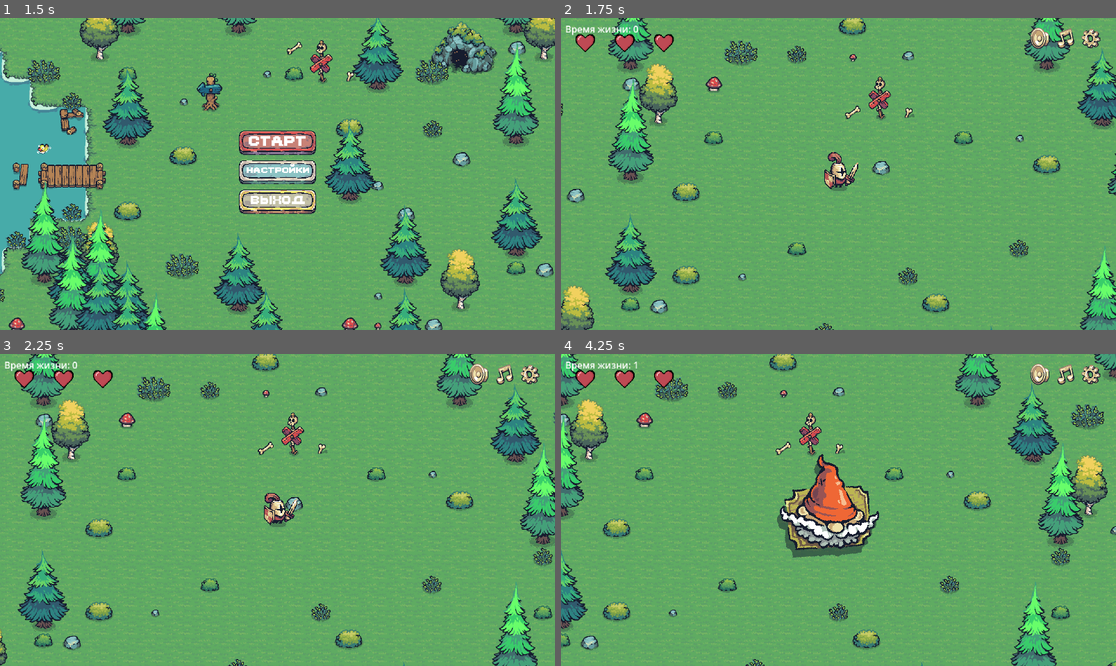
Above: before the commit, frames 1-4 (two rows, left to right).
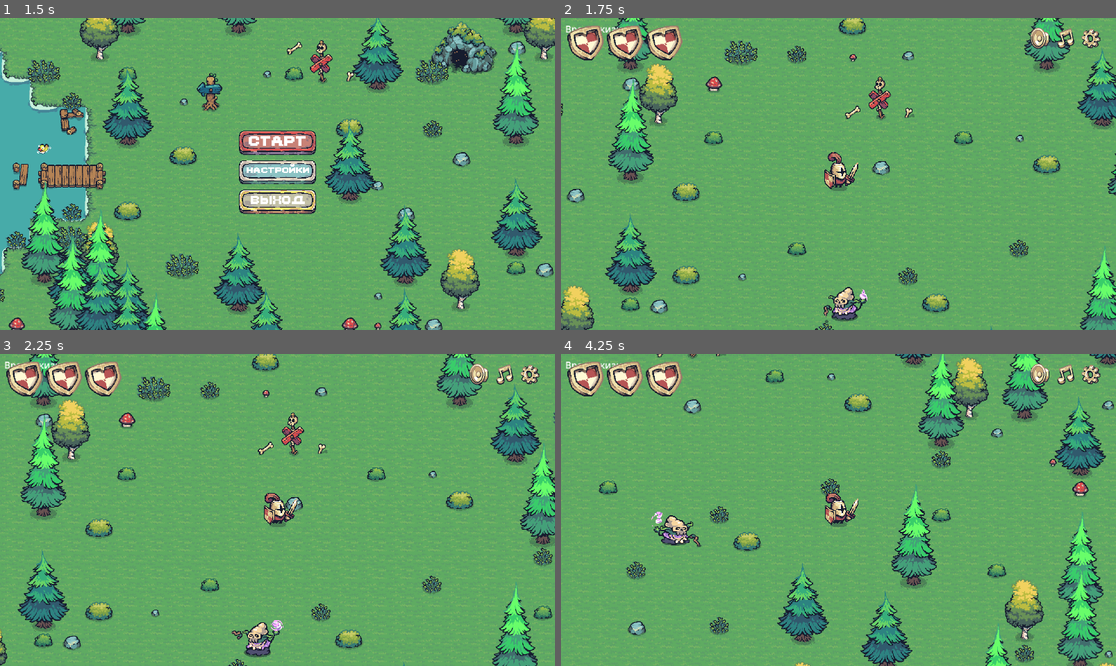
Above: after the commit, the same moments.

Repository: darkicestormteam/Fgame
Game: Godot game, scene res://scenes/mainmenu.tscn
The game is run twice, just before and just after one commit, with the same random seed, the same clock (stepped at 60 frames per second) and the same inputs.
Inputs (mouse positions are in pixels of both pictures, inside the frame that each line leads up to):
- Up to frame 1 (1.5 s): click "старт" at 0.5 s; click "старт" at 1.25 s
- Up to frame 2 (1.75 s): no input
- Up to frame 3 (2.25 s): tap Enter (ui_accept) at 2 s; move the mouse to (399, 494) at 2.02 s; hold D (move_right) from 2.03 s (still down); tap Space at 2.1 s
- Up to frame 4 (4.25 s): tap Enter (ui_accept) at 2.27, 3.02 s; move the mouse to (727, 525) at 2.77 s; release D (move_right) at 2.78 s; hold S (move_down) 2.78-3.53 s; tap Space at 2.85, 3.6 s; move the mouse to (894, 441) at 3.52 s; hold D (move_right) from 3.53 s (still down)

Frame 1 is identical in both runs. In frame 2, 2.1% of the frame differs, in the area x 1-56%, y 2-98%; in frame 3, 2.1%; in frame 4, 30%, in the area x 0-100%, y 0-100%.

Commit message:
3213

Diff:
--- /dev/null
+++ b/scenes/enemy/babka.tscn
@@ -0,0 +1,231 @@
+[gd_scene load_steps=32 format=3 uid="uid://cvopkofao5bqk"]
+
+[ext_resource type="PackedScene" uid="uid://cbdy1btuh6yux" path="res://scenes/enemy.tscn" id="1_iewrs"]
+[ext_resource type="Texture2D" uid="uid://bjf5yrh577rsf" path="res://assets/Enemy/Babka-Sheet.png" id="2_6vaig"]
+
+[sub_resource type="AtlasTexture" id="AtlasTexture_4tqny"]
+atlas = ExtResource("2_6vaig")
+region = Rect2(0, 256, 192, 128)
+
+[sub_resource type="AtlasTexture" id="AtlasTexture_c72de"]
+atlas = ExtResource("2_6vaig")
+region = Rect2(192, 256, 192, 128)
+
+[sub_resource type="AtlasTexture" id="AtlasTexture_t23xo"]
+atlas = ExtResource("2_6vaig")
+region = Rect2(384, 256, 192, 128)
+
+[sub_resource type="AtlasTexture" id="AtlasTexture_n1kuh"]
+atlas = ExtResource("2_6vaig")
+region = Rect2(576, 256, 192, 128)
+
+[sub_resource type="AtlasTexture" id="AtlasTexture_ilmvg"]
+atlas = ExtResource("2_6vaig")
+region = Rect2(768, 256, 192, 128)
+
+[sub_resource type="AtlasTexture" id="AtlasTexture_7koq0"]
+atlas = ExtResource("2_6vaig")
+region = Rect2(960, 256, 192, 128)
+
+[sub_resource type="AtlasTexture" id="AtlasTexture_kcswn"]
+atlas = ExtResource("2_6vaig")
+region = Rect2(1152, 256, 192, 128)
+
+[sub_resource type="AtlasTexture" id="AtlasTexture_ybgbt"]
+atlas = ExtResource("2_6vaig")
+region = Rect2(1344, 256, 192, 128)
+
+[sub_resource type="AtlasTexture" id="AtlasTexture_down7"]
+atlas = ExtResource("2_6vaig")
+region = Rect2(1536, 256, 192, 128)
+
+[sub_resource type="AtlasTexture" id="AtlasTexture_gg24a"]
+atlas = ExtResource("2_6vaig")
+region = Rect2(1728, 256, 192, 128)
+
+[sub_resource type="AtlasTexture" id="AtlasTexture_6247h"]
+atlas = ExtResource("2_6vaig")
+region = Rect2(1920, 256, 192, 128)
+
+[sub_resource type="AtlasTexture" id="AtlasTexture_a00gf"]
+atlas = ExtResource("2_6vaig")
+region = Rect2(2112, 256, 192, 128)
+
+[sub_resource type="AtlasTexture" id="AtlasTexture_5wbts"]
+atlas = ExtResource("2_6vaig")
+region = Rect2(0, 0, 192, 128)
+
+[sub_resource type="AtlasTexture" id="AtlasTexture_o6b6i"]
+atlas = ExtResource("2_6vaig")
+region = Rect2(192, 0, 192, 128)
+
+[sub_resource type="AtlasTexture" id="AtlasTexture_pj75y"]
+atlas = ExtResource("2_6vaig")
+region = Rect2(384, 0, 192, 128)
+
+[sub_resource type="AtlasTexture" id="AtlasTexture_0ggwv"]
+atlas = ExtResource("2_6vaig")
+region = Rect2(576, 0, 192, 128)
+
+[sub_resource type="AtlasTexture" id="AtlasTexture_f0lrs"]
+atlas = ExtResource("2_6vaig")
+region = Rect2(768, 0, 192, 128)
+
+[sub_resource type="AtlasTexture" id="AtlasTexture_h6702"]
+atlas = ExtResource("2_6vaig")
+region = Rect2(960, 0, 192, 128)
+
+[sub_resource type="AtlasTexture" id="AtlasTexture_u3ck8"]
+atlas = ExtResource("2_6vaig")
+region = Rect2(1152, 0, 192, 128)
+
+[sub_resource type="AtlasTexture" id="AtlasTexture_y2hn8"]
+atlas = ExtResource("2_6vaig")
+region = Rect2(1344, 0, 192, 128)
+
+[sub_resource type="AtlasTexture" id="AtlasTexture_8vvko"]
+atlas = ExtResource("2_6vaig")
+region = Rect2(0, 128, 192, 128)
+
+[sub_resource type="AtlasTexture" id="AtlasTexture_idrdg"]
+atlas = ExtResource("2_6vaig")
+region = Rect2(192, 128, 192, 128)
+
+[sub_resource type="AtlasTexture" id="AtlasTexture_fa02h"]
+atlas = ExtResource("2_6vaig")
+region = Rect2(384, 128, 192, 128)
+
+[sub_resource type="AtlasTexture" id="AtlasTexture_xk11v"]
+atlas = ExtResource("2_6vaig")
+region = Rect2(576, 128, 192, 128)
+
+[sub_resource type="AtlasTexture" id="AtlasTexture_ie832"]
+atlas = ExtResource("2_6vaig")
+region = Rect2(768, 128, 192, 128)
+
+[sub_resource type="AtlasTexture" id="AtlasTexture_fu1ne"]
+atlas = ExtResource("2_6vaig")
+region = Rect2(960, 128, 192, 128)
+
+[sub_resource type="AtlasTexture" id="AtlasTexture_4odrw"]
+atlas = ExtResource("2_6vaig")
+region = Rect2(1152, 128, 192, 128)
+
+[sub_resource type="AtlasTexture" id="AtlasTexture_kq7ei"]
+atlas = ExtResource("2_6vaig")
+region = Rect2(1344, 128, 192, 128)
+
+[sub_resource type="SpriteFrames" id="SpriteFrames_5l7r7"]
+animations = [{
+"frames": [{
+"duration": 1.0,
+"texture": SubResource("AtlasTexture_4tqny")
+}, {
+"duration": 1.0,
+"texture": SubResource("AtlasTexture_c72de")
+}, {
+"duration": 1.0,
+"texture": SubResource("AtlasTexture_t23xo")
+}, {
+"duration": 1.0,
+"texture": SubResource("AtlasTexture_n1kuh")
+}, {
+"duration": 1.0,
+"texture": SubResource("AtlasTexture_ilmvg")
+}, {
+"duration": 1.0,
+"texture": SubResource("AtlasTexture_7koq0")
+}, {
+"duration": 1.0,
+"texture": SubResource("AtlasTexture_kcswn")
+}, {
+"duration": 1.0,
+"texture": SubResource("AtlasTexture_ybgbt")
+}, {
+"duration": 1.0,
+"texture": SubResource("AtlasTexture_down7")
+}, {
+"duration": 1.0,
+"texture": SubResource("AtlasTexture_gg24a")
+}, {
+"duration": 1.0,
+"texture": SubResource("AtlasTexture_6247h")
+}, {
+"duration": 1.0,
+"texture": SubResource("AtlasTexture_a00gf")
+}],
+"loop": true,
+"name": &"attack",
+"speed": 7.0
+}, {
+"frames": [{
+"duration": 1.0,
+"texture": SubResource("AtlasTexture_5wbts")
+}, {
+"duration": 1.0,
+"texture": SubResource("AtlasTexture_o6b6i")
+}, {
+"duration": 1.0,
+"texture": SubResource("AtlasTexture_pj75y")
+}, {
+"duration": 1.0,
+"texture": SubResource("AtlasTexture_0ggwv")
+}, {
+"duration": 1.0,
+"texture": SubResource("AtlasTexture_f0lrs")
+}, {
+"duration": 1.0,
+"texture": SubResource("AtlasTexture_h6702")
+}, {
+"duration": 1.0,
+"texture": SubResource("AtlasTexture_u3ck8")
+}, {
+"duration": 1.0,
+"texture": SubResource("AtlasTexture_y2hn8")
+}],
+"loop": true,
+"name": &"idle",
+"speed": 10.0
+}, {
+"frames": [{
+"duration": 1.0,
+"texture": SubResource("AtlasTexture_8vvko")
+}, {
+"duration": 1.0,
+"texture": SubResource("AtlasTexture_idrdg")
+}, {
+"duration": 1.0,
+"texture": SubResource("AtlasTexture_fa02h")
+}, {
+"duration": 1.0,
+"texture": SubResource("AtlasTexture_xk11v")
+}, {
+"duration": 1.0,
+"texture": SubResource("AtlasTexture_ie832")
+}, {
+"duration": 1.0,
+"texture": SubResource("AtlasTexture_fu1ne")
+}, {
+"duration": 1.0,
+"texture": SubResource("AtlasTexture_4odrw")
+}, {
+"duration": 1.0,
+"texture": SubResource("AtlasTexture_kq7ei")
+}],
+"loop": true,
+"name": &"walk",
+"speed": 10.0
+}]
+
+[node name="Enemy" instance=ExtResource("1_iewrs")]
+speed = 90.0
+health = 2
+attack_distance = 300.0
+attack_collision_start_frame = 5
+
+[node name="AnimatedSprite2D" parent="." index="0"]
+sprite_frames = SubResource("SpriteFrames_5l7r7")
+frame = 0
+frame_progress = 0.509265
+
+[editable path="KillZone"]
--- /dev/null
+++ b/scenes/enemy/boom.tscn
@@ -0,0 +1,134 @@
+[gd_scene load_steps=19 format=3 uid="uid://dylm05ehsd77s"]
+
+[ext_resource type="Script" uid="uid://bm4si2tco167p" path="res://script/boom.gd" id="1_2ip8m"]
+[ext_resource type="Texture2D" uid="uid://bjf5yrh577rsf" path="res://assets/Enemy/Babka-Sheet.png" id="2_rvrbb"]
+[ext_resource type="AudioStream" uid="uid://c7b8bvq36pctt" path="res://assets/sounds/sfx/single-remote-explosion.mp3" id="5_m17i7"]
+
+[sub_resource type="AtlasTexture" id="AtlasTexture_4dcy0"]
+atlas = ExtResource("2_rvrbb")
+region = Rect2(0, 512, 192, 128)
+
+[sub_resource type="AtlasTexture" id="AtlasTexture_nm37q"]
+atlas = ExtResource("2_rvrbb")
+region = Rect2(192, 512, 192, 128)
+
+[sub_resource type="AtlasTexture" id="AtlasTexture_326vu"]
+atlas = ExtResource("2_rvrbb")
+region = Rect2(384, 512, 192, 128)
+
+[sub_resource type="AtlasTexture" id="AtlasTexture_wyobs"]
+atlas = ExtResource("2_rvrbb")
+region = Rect2(576, 512, 192, 128)
+
+[sub_resource type="AtlasTexture" id="AtlasTexture_m17i7"]
+atlas = ExtResource("2_rvrbb")
+region = Rect2(768, 512, 192, 128)
+
+[sub_resource type="AtlasTexture" id="AtlasTexture_qj7cm"]
+atlas = ExtResource("2_rvrbb")
+region = Rect2(960, 512, 192, 128)
+
+[sub_resource type="AtlasTexture" id="AtlasTexture_pp7d3"]
+atlas = ExtResource("2_rvrbb")
+region = Rect2(1152, 512, 192, 128)
+
+[sub_resource type="AtlasTexture" id="AtlasTexture_nb6tc"]
+atlas = ExtResource("2_rvrbb")
+region = Rect2(1344, 512, 192, 128)
+
+[sub_resource type="AtlasTexture" id="AtlasTexture_rb8ib"]
+atlas = ExtResource("2_rvrbb")
+region = Rect2(1536, 512, 192, 128)
+
+[sub_resource type="AtlasTexture" id="AtlasTexture_ob3ig"]
+atlas = ExtResource("2_rvrbb")
+region = Rect2(0, 384, 192, 128)
+
+[sub_resource type="AtlasTexture" id="AtlasTexture_ticee"]
+atlas = ExtResource("2_rvrbb")
+region = Rect2(192, 384, 192, 128)
+
+[sub_resource type="AtlasTexture" id="AtlasTexture_sl5ou"]
+atlas = ExtResource("2_rvrbb")
+region = Rect2(384, 384, 192, 128)
+
+[sub_resource type="SpriteFrames" id="SpriteFrames_5g05w"]
+animations = [{
+"frames": [{
+"duration": 1.0,
+"texture": SubResource("AtlasTexture_4dcy0")
+}, {
+"duration": 1.0,
+"texture": SubResource("AtlasTexture_nm37q")
+}, {
+"duration": 1.0,
+"texture": SubResource("AtlasTexture_326vu")
+}, {
+"duration": 1.0,
+"texture": SubResource("AtlasTexture_wyobs")
+}, {
+"duration": 1.0,
+"texture": SubResource("AtlasTexture_m17i7")
+}, {
+"duration": 1.0,
+"texture": SubResource("AtlasTexture_qj7cm")
+}, {
+"duration": 1.0,
+"texture": SubResource("AtlasTexture_pp7d3")
+}, {
+"duration": 1.0,
+"texture": SubResource("AtlasTexture_nb6tc")
+}, {
+"duration": 1.0,
+"texture": SubResource("AtlasTexture_rb8ib")
+}],
+"loop": false,
+"name": &"explosion",
+"speed": 10.0
+}, {
+"frames": [{
+"duration": 1.0,
+"texture": SubResource("AtlasTexture_ob3ig")
+}, {
+"duration": 1.0,
+"texture": SubResource("AtlasTexture_ticee")
+}, {
+"duration": 1.0,
+"texture": SubResource("AtlasTexture_sl5ou")
+}],
+"loop": true,
+"name": &"walk",
+"speed": 10.0
+}]
+
+[sub_resource type="CircleShape2D" id="CircleShape2D_s32ju"]
+radius = 16.0
+
+[sub_resource type="CircleShape2D" id="CircleShape2D_6qn06"]
+radius = 40.1123
+
+[node name="Boom" type="CharacterBody2D"]
+collision_layer = 2
+collision_mask = 4
+script = ExtResource("1_2ip8m")
+
+[node name="AnimatedSprite2D" type="AnimatedSprite2D" parent="."]
+position = Vector2(0, -15)
+sprite_frames = SubResource("SpriteFrames_5g05w")
+animation = &"explosion"
+frame = 3
+
+[node name="CollisionShape2D" type="CollisionShape2D" parent="."]
+shape = SubResource("CircleShape2D_s32ju")
+
+[node name="damage_zone" type="Area2D" parent="."]
+collision_layer = 2
+collision_mask = 4
+
+[node name="CollisionShape2D" type="CollisionShape2D" parent="damage_zone"]
+shape = SubResource("CircleShape2D_6qn06")
+debug_color = Color(0.874713, 0.308445, 0.409753, 0.42)
+
+[node name="explosion" type="AudioStreamPlayer2D" parent="."]
+stream = ExtResource("5_m17i7")
+bus = &"SFX"
--- a/scenes/enemy/enemy2.tscn
+++ b/scenes/enemy/enemy2.tscn
@@ -145,6 +145,10 @@
 radius = 19.0
 height = 84.0
 
+[sub_resource type="CapsuleShape2D" id="CapsuleShape2D_in4a1"]
+radius = 20.049
+height = 88.0212
+
 [sub_resource type="CircleShape2D" id="CircleShape2D_dhsvk"]
 radius = 50.0
 
@@ -166,6 +170,11 @@
 rotation = -1.56159
 shape = SubResource("CapsuleShape2D_eby80")
 
+[node name="CollisionShape2D" parent="KillZone" index="0"]
+position = Vector2(4, 10)
+rotation = -1.54223
+shape = SubResource("CapsuleShape2D_in4a1")
+
 [node name="Attackweapon" parent="." index="3"]
 stream = ExtResource("3_eby80")
 volume_db = -5.0
--- /dev/null
+++ b/scenes/enemy/orc.tscn
@@ -0,0 +1,203 @@
+[gd_scene load_steps=28 format=3 uid="uid://bbh6u1xrktq1m"]
+
+[ext_resource type="PackedScene" uid="uid://cbdy1btuh6yux" path="res://scenes/enemy.tscn" id="1_a30td"]
+[ext_resource type="Texture2D" uid="uid://csb01d81cuxg1" path="res://assets/Enemy/Orc-Sheet.png" id="2_gdpfx"]
+[ext_resource type="AudioStream" uid="uid://cgc2fy1asktkj" path="res://assets/sounds/sfx/Sword Whoosh 08.wav" id="3_gdpfx"]
+
+[sub_resource type="AtlasTexture" id="AtlasTexture_80ukl"]
+atlas = ExtResource("2_gdpfx")
+region = Rect2(0, 384, 216, 192)
+
+[sub_resource type="AtlasTexture" id="AtlasTexture_h0fcc"]
+atlas = ExtResource("2_gdpfx")
+region = Rect2(216, 384, 216, 192)
+
+[sub_resource type="AtlasTexture" id="AtlasTexture_e8e45"]
+atlas = ExtResource("2_gdpfx")
+region = Rect2(432, 384, 216, 192)
+
+[sub_resource type="AtlasTexture" id="AtlasTexture_ijjg1"]
+atlas = ExtResource("2_gdpfx")
+region = Rect2(648, 384, 216, 192)
+
+[sub_resource type="AtlasTexture" id="AtlasTexture_u8q8y"]
+atlas = ExtResource("2_gdpfx")
+region = Rect2(864, 384, 216, 192)
+
+[sub_resource type="AtlasTexture" id="AtlasTexture_koety"]
+atlas = ExtResource("2_gdpfx")
+region = Rect2(1080, 384, 216, 192)
+
+[sub_resource type="AtlasTexture" id="AtlasTexture_62n2y"]
+atlas = ExtResource("2_gdpfx")
+region = Rect2(1296, 384, 216, 192)
+
+[sub_resource type="AtlasTexture" id="AtlasTexture_u52ua"]
+atlas = ExtResource("2_gdpfx")
+region = Rect2(0, 0, 216, 192)
+
+[sub_resource type="AtlasTexture" id="AtlasTexture_lrhfj"]
+atlas = ExtResource("2_gdpfx")
+region = Rect2(216, 0, 216, 192)
+
+[sub_resource type="AtlasTexture" id="AtlasTexture_iuxyi"]
+atlas = ExtResource("2_gdpfx")
+region = Rect2(432, 0, 216, 192)
+
+[sub_resource type="AtlasTexture" id="AtlasTexture_jj2go"]
+atlas = ExtResource("2_gdpfx")
+region = Rect2(648, 0, 216, 192)
+
+[sub_resource type="AtlasTexture" id="AtlasTexture_7qb52"]
+atlas = ExtResource("2_gdpfx")
+region = Rect2(864, 0, 216, 192)
+
+[sub_resource type="AtlasTexture" id="AtlasTexture_n3oky"]
+atlas = ExtResource("2_gdpfx")
+region = Rect2(1080, 0, 216, 192)
+
+[sub_resource type="AtlasTexture" id="AtlasTexture_beams"]
+atlas = ExtResource("2_gdpfx")
+region = Rect2(1296, 0, 216, 192)
+
+[sub_resource type="AtlasTexture" id="AtlasTexture_8g5un"]
+atlas = ExtResource("2_gdpfx")
+region = Rect2(1512, 0, 216, 192)
+
+[sub_resource type="AtlasTexture" id="AtlasTexture_cf4df"]
+atlas = ExtResource("2_gdpfx")
+region = Rect2(0, 192, 216, 192)
+
+[sub_resource type="AtlasTexture" id="AtlasTexture_0ut14"]
+atlas = ExtResource("2_gdpfx")
+region = Rect2(216, 192, 216, 192)
+
+[sub_resource type="AtlasTexture" id="AtlasTexture_3b0b3"]
+atlas = ExtResource("2_gdpfx")
+region = Rect2(432, 192, 216, 192)
+
+[sub_resource type="AtlasTexture" id="AtlasTexture_e5iif"]
+atlas = ExtResource("2_gdpfx")
+region = Rect2(648, 192, 216, 192)
+
+[sub_resource type="AtlasTexture" id="AtlasTexture_v6ies"]
+atlas = ExtResource("2_gdpfx")
+region = Rect2(864, 192, 216, 192)
+
+[sub_resource type="AtlasTexture" id="AtlasTexture_6l1ve"]
+atlas = ExtResource("2_gdpfx")
+region = Rect2(1080, 192, 216, 192)
+
+[sub_resource type="SpriteFrames" id="SpriteFrames_egbn3"]
+animations = [{
+"frames": [{
+"duration": 1.0,
+"texture": SubResource("AtlasTexture_80ukl")
+}, {
+"duration": 1.0,
+"texture": SubResource("AtlasTexture_h0fcc")
+}, {
+"duration": 1.0,
+"texture": SubResource("AtlasTexture_e8e45")
+}, {
+"duration": 1.0,
+"texture": SubResource("AtlasTexture_ijjg1")
+}, {
+"duration": 1.0,
+"texture": SubResource("AtlasTexture_u8q8y")
+}, {
+"duration": 1.0,
+"texture": SubResource("AtlasTexture_koety")
+}, {
+"duration": 1.0,
+"texture": SubResource("AtlasTexture_62n2y")
+}],
+"loop": true,
+"name": &"attack",
+"speed": 10.0
+}, {
+"frames": [{
+"duration": 1.0,
+"texture": SubResource("AtlasTexture_u52ua")
+}, {
+"duration": 1.0,
+"texture": SubResource("AtlasTexture_lrhfj")
+}, {
+"duration": 1.0,
+"texture": SubResource("AtlasTexture_iuxyi")
+}, {
+"duration": 1.0,
+"texture": SubResource("AtlasTexture_jj2go")
+}, {
+"duration": 1.0,
+"texture": SubResource("AtlasTexture_7qb52")
+}, {
+"duration": 1.0,
+"texture": SubResource("AtlasTexture_n3oky")
+}, {
+"duration": 1.0,
+"texture": SubResource("AtlasTexture_beams")
+}, {
+"duration": 1.0,
+"texture": SubResource("AtlasTexture_8g5un")
+}],
+"loop": true,
+"name": &"idle",
+"speed": 10.0
+}, {
+"frames": [{
+"duration": 1.0,
+"texture": SubResource("AtlasTexture_cf4df")
+}, {
+"duration": 1.0,
+"texture": SubResource("AtlasTexture_0ut14")
+}, {
+"duration": 1.0,
+"texture": SubResource("AtlasTexture_3b0b3")
+}, {
+"duration": 1.0,
+"texture": SubResource("AtlasTexture_e5iif")
+}, {
+"duration": 1.0,
+"texture": SubResource("AtlasTexture_v6ies")
+}, {
+"duration": 1.0,
+"texture": SubResource("AtlasTexture_6l1ve")
+}],
+"loop": true,
+"name": &"walk",
+"speed": 10.0
+}]
+
+[sub_resource type="CapsuleShape2D" id="CapsuleShape2D_vnkxk"]
+radius = 15.0
+
+[sub_resource type="CapsuleShape2D" id="CapsuleShape2D_ha4gl"]
+radius = 58.0193
+height = 183.988
+
+[node name="Enemy" instance=ExtResource("1_a30td")]
+speed = 115.0
+health = 4
+attack_distance = 55.0
+attack_collision_start_frame = 2
+attack_collision_end_frame = 4
+
+[node name="AnimatedSprite2D" parent="." index="0"]
+position = Vector2(0, -14)
+sprite_frames = SubResource("SpriteFrames_egbn3")
+frame = 2
+
+[node name="EnemyCollisionShape2D" parent="." index="1"]
+shape = SubResource("CapsuleShape2D_vnkxk")
+
+[node name="Attackweapon" parent="." index="3"]
+stream = ExtResource("3_gdpfx")
+volume_db = -2.655
+
+[node name="CollisionShape2D" parent="Attack" index="0"]
+position = Vector2(8, -6)
+rotation = -1.55921
+shape = SubResource("CapsuleShape2D_ha4gl")
+
+[editable path="KillZone"]
--- a/scenes/game.tscn
+++ b/scenes/game.tscn
@@ -40,6 +40,7 @@
 [ext_resource type="AudioStream" uid="uid://bsvefvukxyua0" path="res://assets/sounds/boss_battle_8_retro_01_loop.wav" id="29_pr1ej"]
 [ext_resource type="PackedScene" uid="uid://cl5yywevbbsov" path="res://scenes/gamemenu.tscn" id="31_7025r"]
 [ext_resource type="PackedScene" uid="uid://cjrjkoopyi22d" path="res://scenes/game_over.tscn" id="40_m4url"]
+[ext_resource type="PackedScene" uid="uid://cvopkofao5bqk" path="res://scenes/enemy/babka.tscn" id="41_8ool0"]
 
 [sub_resource type="TileSetAtlasSource" id="TileSetAtlasSource_nepv3"]
 texture = ExtResource("1_lbhrr")
@@ -696,18 +697,18 @@
 
 [sub_resource type="Resource" id="Resource_dinhu"]
 script = ExtResource("9_dinhu")
-activation_time = 1.0
+activation_time = 21212.0
 lifetime = 21.0
 enemy_scenes = Array[PackedScene]([ExtResource("10_dinhu")])
 spawn_weights = Array[int]([100])
 max_enemies = 3
-spawn_interval = 0.1
+spawn_interval = 1.0
 min_distance_from_camera = 100.0
 metadata/_custom_type_script = "uid://bi7y74mffo7cv"
 
 [sub_resource type="Resource" id="Resource_ca42v"]
 script = ExtResource("9_dinhu")
-activation_time = 21.0
+activation_time = 21212.0
 lifetime = 20.0
 enemy_scenes = Array[PackedScene]([ExtResource("12_ir15t")])
 spawn_weights = Array[int]([100])
@@ -718,7 +719,7 @@
 
 [sub_resource type="Resource" id="Resource_ir15t"]
 script = ExtResource("9_dinhu")
-activation_time = 41.0
+activation_time = 21212.0
 lifetime = 30.0
 enemy_scenes = Array[PackedScene]([ExtResource("10_dinhu"), ExtResource("12_ir15t")])
 spawn_weights = Array[int]([])
@@ -729,7 +730,7 @@
 
 [sub_resource type="Resource" id="Resource_05nbr"]
 script = ExtResource("9_dinhu")
-activation_time = 71.0
+activation_time = 21212.0
 lifetime = 6.0
 enemy_scenes = Array[PackedScene]([ExtResource("13_ca42v")])
 spawn_weights = Array[int]([])
@@ -833,4 +834,7 @@
 [node name="GameOver" parent="." instance=ExtResource("40_m4url")]
 process_mode = 3
 
+[node name="Enemy2" parent="." instance=ExtResource("41_8ool0")]
+position = Vector2(1328, 2823)
+
 [connection signal="timeout" from="SpellTimer" to="." method="_on_spell_timer_timeout"]
--- a/scenes/heart.tscn
+++ b/scenes/heart.tscn
@@ -1,6 +1,9 @@
 [gd_scene load_steps=2 format=3 uid="uid://brlvywgbflyph"]
 
-[ext_resource type="Texture2D" uid="uid://cf3gr0fjk23kh" path="res://assets/heart.png" id="1_v30as"]
+[ext_resource type="Texture2D" uid="uid://ba63aiic5g8r2" path="res://assets/red.png" id="1_v30as"]
 
 [node name="TextureRect" type="TextureRect"]
+offset_right = 64.0
+offset_bottom = 64.0
 texture = ExtResource("1_v30as")
+flip_h = true
--- /dev/null
+++ b/script/boom.gd
@@ -0,0 +1,11 @@
+extends CharacterBody2D
+
+
+# Called when the node enters the scene tree for the first time.
+func _ready() -> void:
+	pass # Replace with function body.
+
+
+# Called every frame. 'delta' is the elapsed time since the previous frame.
+func _process(delta: float) -> void:
+	pass
Binary file changed: assets/Enemy/Babka-Sheet.png
Binary file changed: assets/Enemy/Orc-Sheet.png
Binary file added: assets/red.png
Not shown, added: assets/red.png.import
Not shown, added: assets/sounds/sfx/Sword Whoosh 08.wav.import
Not shown: 1 places in scenes/enemy/enemy2.tscn that only renumber resources
Not shown: 1 places in scenes/game.tscn that only renumber resources
Not shown, added: script/boom.gd.uid
Not shown, added: assets/sounds/sfx/Sword Whoosh 08.wav
